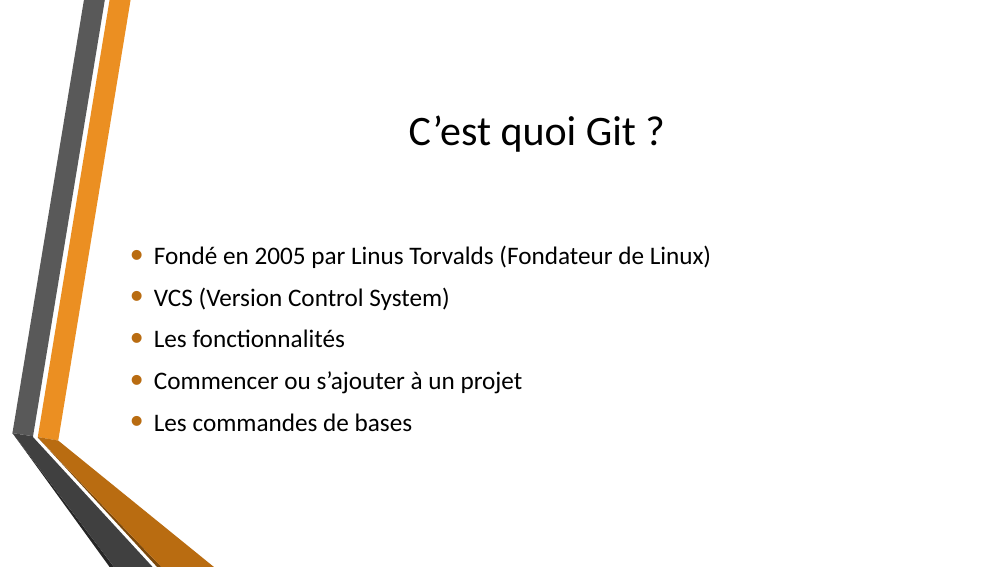
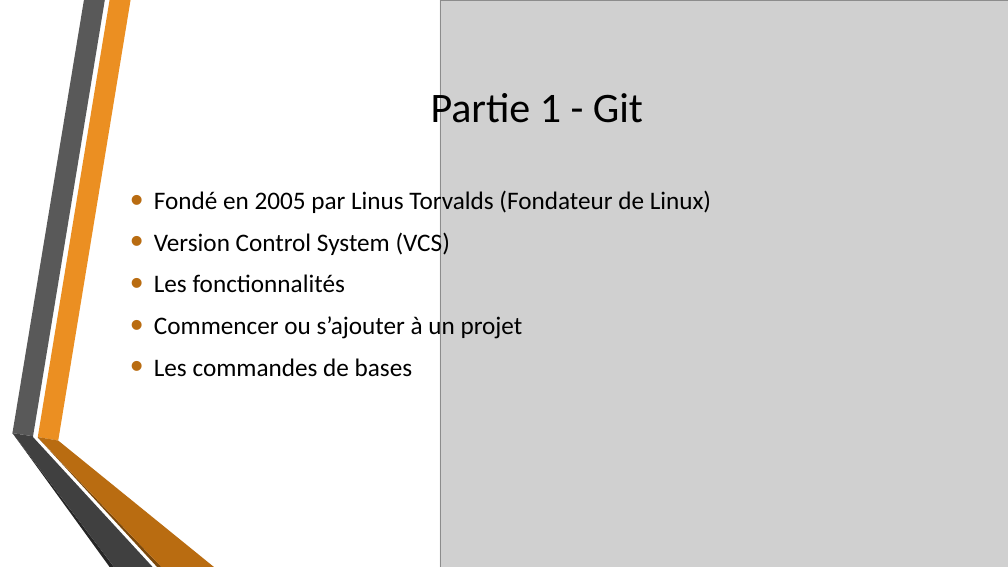
Before and after one commit to MatRenaud/Tptravailinfo, a slide deck: slide 2 of GitPresentation.pptx. Drawn at 1008x567 pixels with LibreOffice and Linux fonts; fonts in the diff are those of the drawing; grey boxes stand for pictures; background and template pictures are left out. Boxes give left, top, right and bottom in pixels: in the first picture for what was removed or moved away, otherwise in the second. Text is boxed around its words. In the diff, an @@ line names an element or a change of style, - is before the commit and + after.

```diff
--- a/GitPresentation.pptx
+++ b/GitPresentation.pptx
@@ freeform shape removed at (38,0,131,441) @@
@@ freeform shape added at (38,0,131,441), fill #EB8F22 @@
@@ picture added at (440,0,1008,567) @@
@@ title at (431,88,643,133): text changed @@
-C’est quoi Git ?
+Partie 1 - Git
@@ text "Fondé en 2005 par Linus ...": place and size @@
-text "Fondé en 2005 par Linus ..." at (154,245,711,432)
+text "Fondé en 2005 par Linus ..." at (154,189,711,377)
@@ text at (154,230,450,257): text changed @@
-• VCS (Version Control System)
+• Version Control System (VCS)
```
Also in this commit, not shown: 1 other slide changed, 13 slides added, 3 other files.
